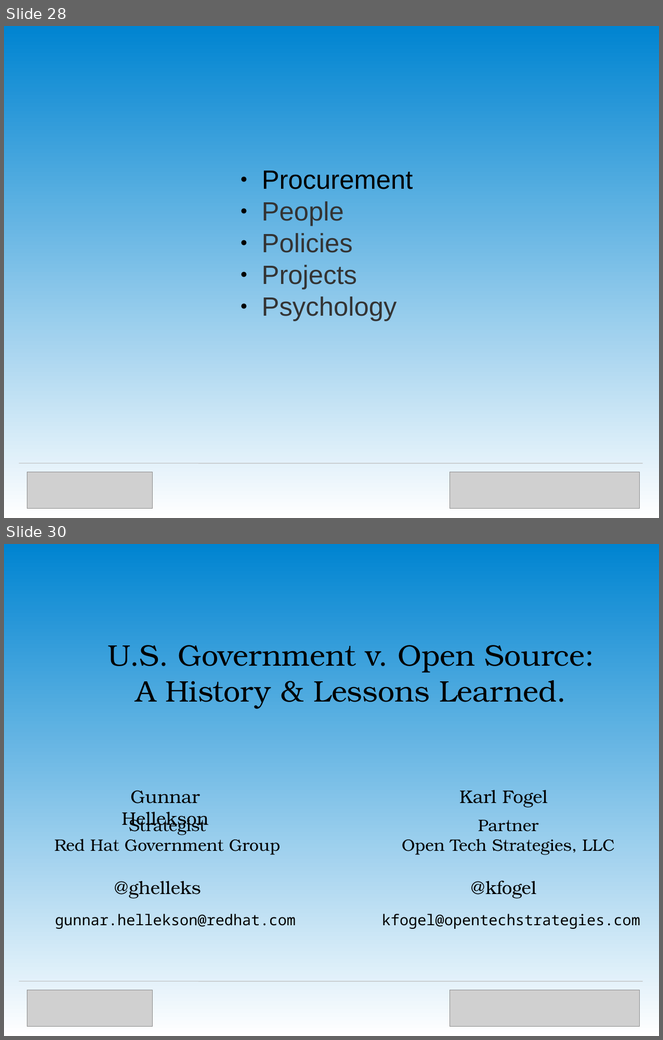
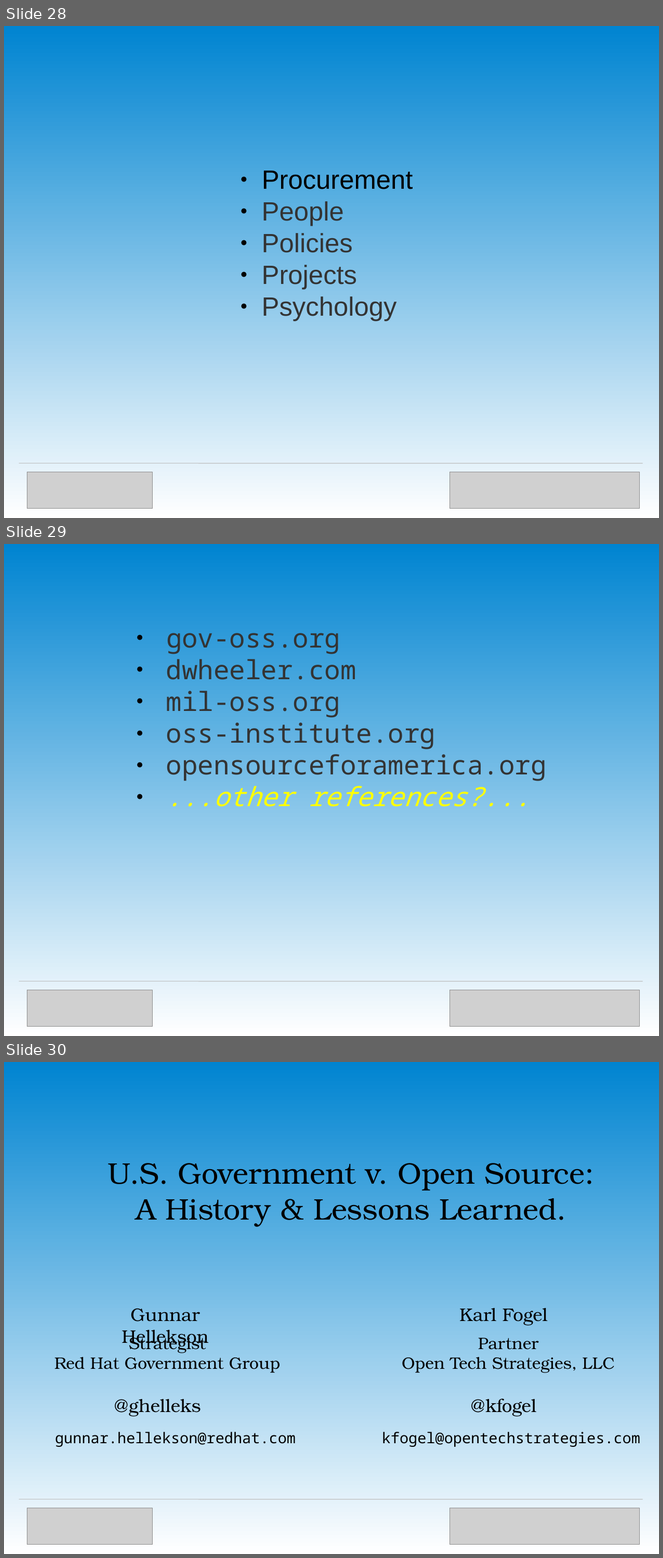
Before and after one commit to OpenTechStrategies/timelines, a slide deck: us-govt-open-source.odp. Shown one above the other, each under a label of ours: slides 28 and 30 before the commit, slides 28, 29 and 30 after it; the slides between them are not shown. The pictures are 663x1040 and 663x1558 pixels, drawn with LibreOffice and Linux fonts; fonts in the diff are those of the drawing; grey boxes stand for pictures. Boxes give left, top, right and bottom in pixels: in the first picture for what was removed or moved away, otherwise in the second. Text is boxed around its words. In the diff, an @@ line names an element or a change of style, - is before the commit and + after.

Commit message:
Start putting real data references slide.

```diff
--- a/us-govt-open-source.odp
+++ b/us-govt-open-source.odp
@@ slide 29 added at box(4, 544, 659, 1036), background gradient #0084D1 to #FFFFFF @@
@@ text added at box(166, 633, 547, 807), 32 pt, text #333333 @@
+● gov-oss.org
+● dwheeler.com
+● mil-oss.org
+● oss-institute.org
+● opensourceforamerica.org
+● ...other references?...
@@ line added from (19, 981) to (643, 981), #C0C0C0 0.71 pt @@
@@ picture added at box(27, 990, 153, 1026) @@
@@ picture added at box(450, 990, 639, 1026) @@
```
Also in this commit, not shown: 1 slide removed.
